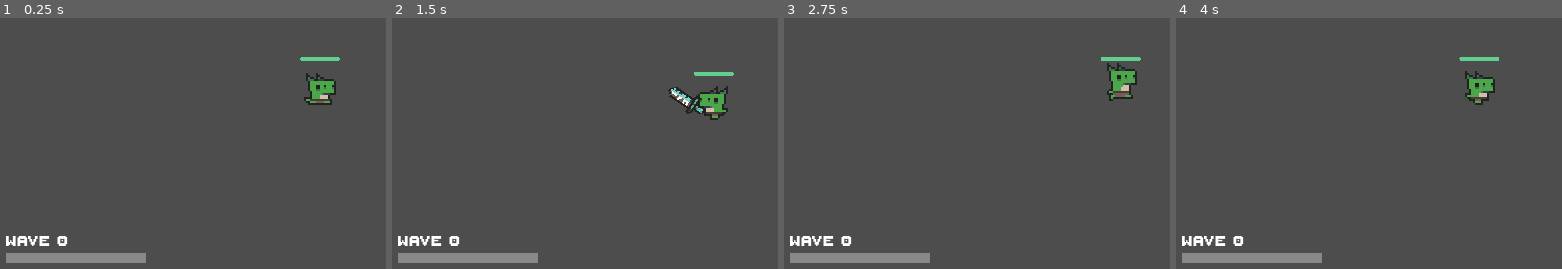
Above: before the commit, frames 1-4 (left to right).
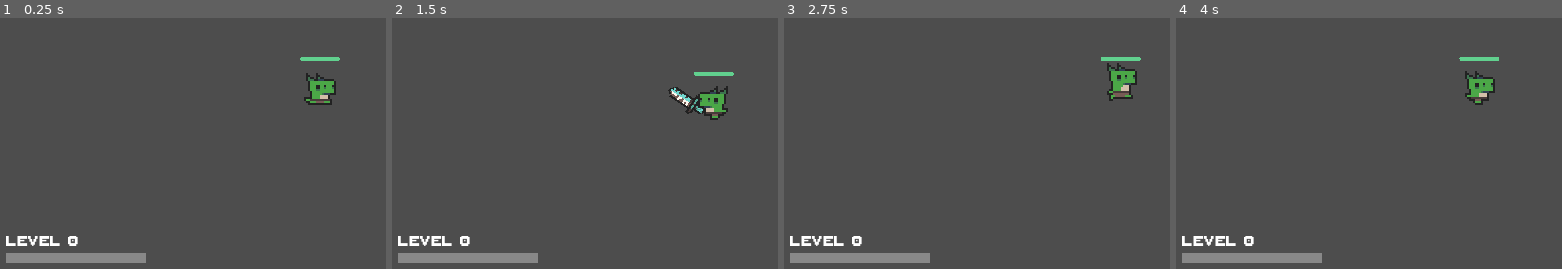
Above: after the commit, the same moments.

Repository: CyrusVillaruz/Turtinia-Endless
Game: Godot game, scene res://game/scenes/levels/level.tscn
Two runs of this game, one before a commit and one after it. Both use one fixed random seed, a clock stepped at 60 frames per second and the inputs below.
Inputs (mouse positions are in pixels of both pictures, inside the frame that each line leads up to):
- Up to frame 1 (0.25 s): no input
- Up to frame 2 (1.5 s): move the mouse to (outside the picture) at 0.52 s; hold D (right) 0.53-1.28 s; click (outside the picture) at 0.6 s; move the mouse to (585, 108) at 1.27 s; hold S (down) from 1.28 s (still down); click (585, 108) at 1.35 s
- Up to frame 3 (2.75 s): move the mouse to (outside the picture) at 2.02 s; release S (down) at 2.03 s; hold D (right) from 2.03 s (still down); click (outside the picture) at 2.1 s
- Up to frame 4 (4 s): move the mouse to (1465, 163) at 2.77 s; release D (right) at 2.78 s; hold W (up) 2.78-3.53 s; click (1465, 163) at 2.85 s; move the mouse to (outside the picture) at 3.52 s; hold A (left) from 3.53 s (still down); click (outside the picture) at 3.6 s

The runs differ from the first frame. In frame 1, 0.3% of the frame differs, in the area x 2-21%, y 86-91%; in frame 2, 0.3%; in frame 3, 0.3%; in frame 4, 0.3%.

Commit message:
Adjust xp requirements for next level

Diff:
--- a/game/scripts/enemy/melee_enemy.gd
+++ b/game/scripts/enemy/melee_enemy.gd
@@ -4,7 +4,7 @@
 
 @export var speed: float = 50.0
 @export var health: float = 5.0
-@export var xp_amount: float = 100.0
+@export var xp_amount: float = 250.0
 
 @onready var player = get_node("/root/Level/Player")
 @onready var animated_sprite_2d = $AnimatedSprite2D
--- a/game/scripts/level.gd
+++ b/game/scripts/level.gd
@@ -4,10 +4,10 @@
 @onready var wave_label = $WaveUI/WaveLabel
 @onready var wave_progress_bar = $WaveUI/WaveProgressBar
 
-var current_wave = 0
+var current_level = 0
 var current_xp = 0
-var xp_to_next_wave = 500
-var xp_to_next_wave_multiplier = 2
+var xp_to_next_level = 500
+var xp_to_next_level_multiplier = 1.5
 var current_spawn_rate = 5.0
 var max_spawn_rate = 0.2
 
@@ -16,15 +16,15 @@
 	Events.player_dead.connect(game_over)
 
 func _physics_process(delta):
-	wave_label.text = str("Wave ", current_wave)
+	wave_label.text = str("Level ", current_level)
 	wave_progress_bar.value = current_xp
-	wave_progress_bar.max_value = xp_to_next_wave
+	wave_progress_bar.max_value = xp_to_next_level
 	spawn_timer.wait_time = current_spawn_rate
 
-	if current_xp >= xp_to_next_wave:
-		current_wave += 1
+	if current_xp >= xp_to_next_level:
+		current_level += 1
 		current_xp = 0
-		xp_to_next_wave *= xp_to_next_wave_multiplier
+		xp_to_next_level *= xp_to_next_level_multiplier
 		current_spawn_rate = max(current_spawn_rate - 0.2, max_spawn_rate)
 
 func spawn_enemy():
